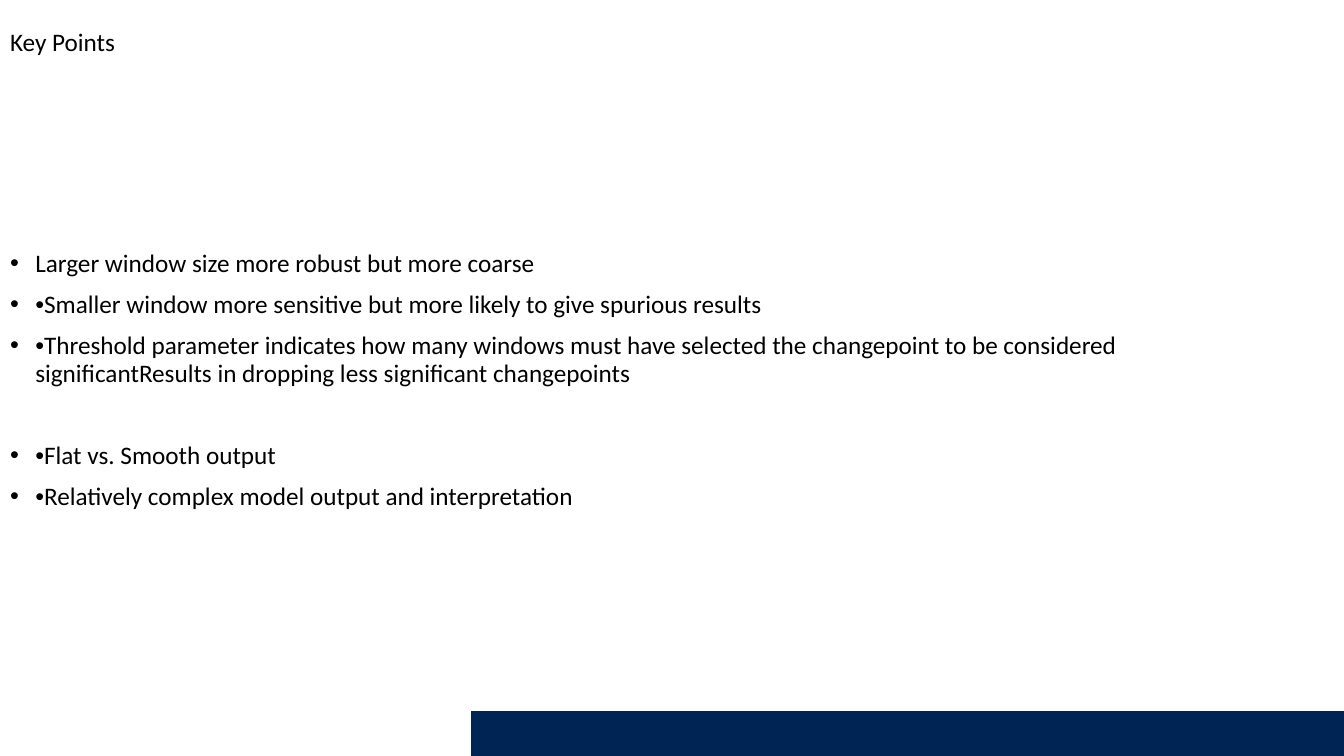
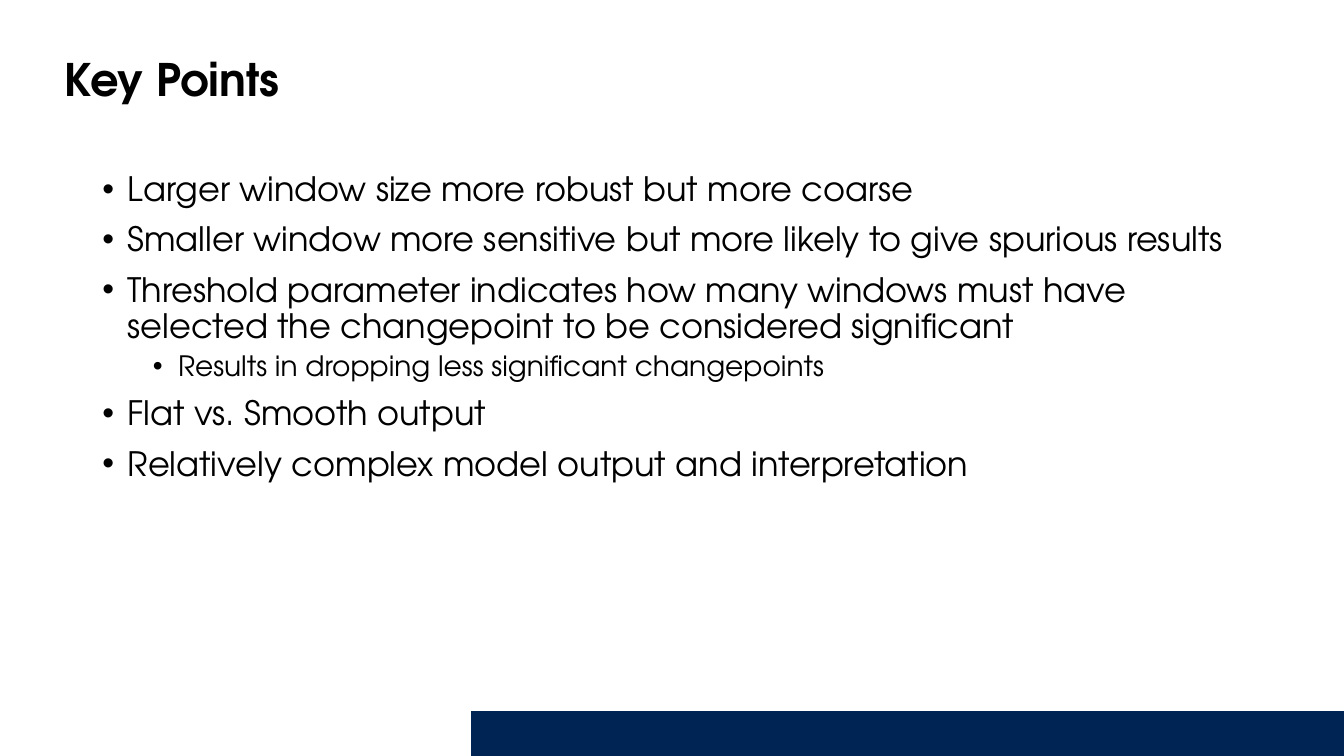
Before and after one commit to Smithsonian/Introduction_HMM, a slide deck: slide 21 of Presentation/IntroAnimalMovements_HMMs.pptx. Drawn at 1344x756 pixels with LibreOffice and Linux fonts; fonts in the diff are those of the drawing; background and template pictures are left out. Boxes give left, top, right and bottom in pixels: in the first picture for what was removed or moved away, otherwise in the second. Text is boxed around its words. In the diff, an @@ line names an element or a change of style, - is before the commit and + after.

```diff
--- a/Presentation/IntroAnimalMovements_HMMs.pptx
+++ b/Presentation/IntroAnimalMovements_HMMs.pptx
@@ text "Key Points": place and size @@
-text "Key Points" at (10, 33, 115, 55)
+text "Key Points" at (65, 61, 280, 105)
@@ text "Key Points" at (65, 61, 280, 105): size 18 to 32 pt, font Calibri to TeX Gyre Adventor, bold on @@
@@ text "Larger window size more robust ...": place and size @@
-text "Larger window size more robust ..." at (35, 254, 1116, 509)
+text "Larger window size more robust ..." at (128, 176, 1223, 483)
@@ text at (128, 176, 913, 209): size 18 to 24 pt, font Calibri to TeX Gyre Adventor in "Larger window size more robust but more ..." @@
@@ text at (128, 225, 1223, 483): text changed; size 18 to 24 pt; font Calibri to TeX Gyre Adventor @@
-• •Smaller window more sensitive but more likely to give spurious results
-• •Threshold parameter indicates how many windows must have selected the changepoint to be considered significantResults in dropping less significant changepoints
-• •Flat vs. Smooth output
-• •Relatively complex model output and interpretation
+• Smaller window more sensitive but more likely to give spurious results
+• Threshold parameter indicates how many windows must have selected the changepoint to be considered significant
+  • Results in dropping less significant changepoints
+• Flat vs. Smooth output
+• Relatively complex model output and interpretation
```
Also in this commit, not shown: 8 other slides changed, 4 slides added, 4 slides removed.
